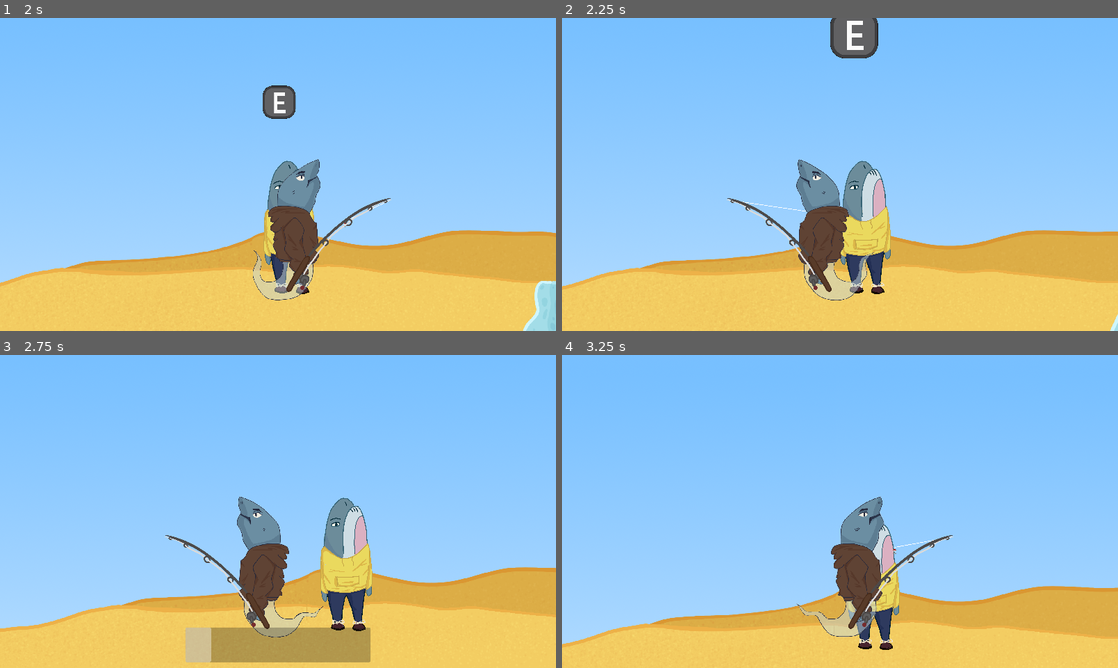
Above: before the commit, frames 1-4 (two rows, left to right).
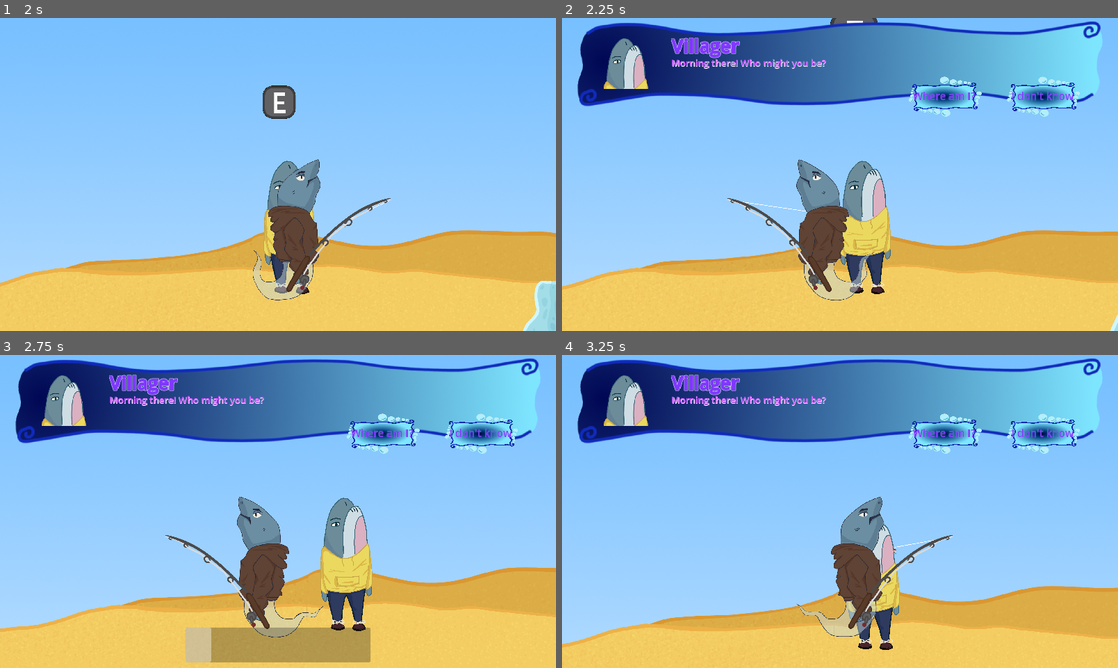
Above: after the commit, the same moments.

Repository: oDevvEn/Bubbles
Game: Godot game, scene res://scenes/main.tscn
The game is run twice, just before and just after one commit, with the same random seed, the same clock (stepped at 60 frames per second) and the same inputs. This scene is started directly instead of the project's main scene. The engine's default icon, where the game draws it, is replaced by a stand-in: a white triangle on a blue panel in a dark square.
Inputs:
- Up to frame 1 (2 s): tap Enter at 0.5 s; hold E (interact) 0.53-1.28 s; hold D (moveRight) from 0.53 s (still down); tap Space (jump) at 0.77, 1.52 s; tap E (interact) at 1.35 s
- Up to frame 2 (2.25 s): release D (moveRight) at 2.03 s; hold A (moveLeft) from 2.03 s (still down); hold E (interact) from 2.03 s (still down)
- Up to frame 3 (2.75 s): keep holding A (moveLeft); keep holding E (interact)
- Up to frame 4 (3.25 s): release A (moveLeft) at 2.78 s; release E (interact) at 2.78 s; hold D (moveRight) from 2.78 s (still down); tap E (interact) at 2.85 s; tap Space (jump) at 3.02 s

Frame 1 is identical in both runs. In frame 2, 21% of the frame differs, in the area x 2-98%, y 1-32%; in frame 3, 21%; in frame 4, 21%.
Error before the commit: Cannot call method 'instantiate' on a null value. (res://scripts/VillagerDialogue.gd:6)

Commit message:
Add files via upload

Diff:
--- a/Bubbles/scripts/VillagerDialogue.gd
+++ b/Bubbles/scripts/VillagerDialogue.gd
@@ -3,7 +3,7 @@
 @onready var dialogue : PackedScene = preload("res://scenes/dialogue.tscn") #debug
 const FISH = preload("res://assets/DialogueBoxFish4.png")
 var inCollider = false
-var d : CanvasLayer = dialogue.instantiate()
+@onready var d : CanvasLayer = dialogue.instantiate()
 
 func _on_interactive_ui_body_entered(body: Node2D) -> void:
 	inCollider = true
@@ -22,15 +22,13 @@
 func First1(choice):
 	match choice:
 		0:
-			d.setupDialogue(FISH, "You seem confused, how's your memory holding up?")
+			d.setupDialogue(FISH,"Villager", "You seem confused, how's your memory holding up?")
 			d.setupButtons(["I can't think of anything", "Where am I?"])
 			d.connect("click", Intermediary)
-			add_child(d)
 		1:
-			d.setupDialogue(FISH, "Why, you're on Dock Island, of course!")
+			d.setupDialogue(FISH,"Villager", "Why, you're on Dock Island, of course!")
 			d.setupButtons(["What's that?"])
 			d.connect("click", Second2)
-			add_child(d)
 
 func Intermediary(choice):
 	match choice:
@@ -40,53 +38,47 @@
 			First1(1)
 
 func Second1():
-		d.setupDialogue(FISH, "Oh, you're fully gone. Wow! I haven't met a newbie before!")
+		d.setupDialogue(FISH,"Villager", "Oh, you're fully gone. Wow! I haven't met a newbie before!")
 		d.setupButtons(["What's that supposed to mean?", "What's going on?"])
 		d.connect("click", Third1)
-		add_child(d)
 
 
 
 func Second2(choice):
-		d.setupDialogue(FISH, "The main fishing island of this place. You've got the dock off to the west and the shop down to the east")
+		d.setupDialogue(FISH,"Villager", "The main fishing island of this place. You've got the dock off to the west and the shop down to the east")
 		d.setupButtons(["You're a shark, why would you be fishing?"])
 		d.connect("click", Third2)
-		add_child(d)
 
 func Third1(choice):
 	match choice:
 		0:
-			d.setupDialogue(FISH, "Oh, I meant no harm by it. Please don't take offense, I've just never met someone new here before!")
+			d.setupDialogue(FISH,"Villager", "Oh, I meant no harm by it. Please don't take offense, I've just never met someone new here before!")
 			d.setupButtons(["What's going on?"])
 			d.connect("click", Fourth1)
-			add_child(d)
 		1:
 			Fourth1(0)
 
 func Fourth1(choice):
-		d.setupDialogue(FISH, "Right. We've all shown up here without any memory of what's going on. Supposedly, the only way to regain any memory is to get 'The Orb' and look through into it")
+		d.setupDialogue(FISH,"Villager", "Right. We've all shown up here without any memory of what's going on. Supposedly, the only way to regain any memory is to get 'The Orb' and look through into it")
 		d.setupButtons(["And where is this orb?"])
 		d.connect("click", Fifth1)
-		add_child(d)
 
 func Fifth1(choice):
-		d.setupDialogue(FISH, "For just a few thousand coins in the shop!")
+		d.setupDialogue(FISH,"Villager", "For just a few thousand coins in the shop!")
 		d.setupButtons(["Behind a pay wall, makes sense..."])
 		d.connect("click", Sixth1)
-		add_child(d)
 
 func Sixth1(choice):
-		d.setupDialogue(FISH, "Oh, don't worry. Look, here's a few coins. Go grab yourself a fishing rod and you can gather up some fish, and sell them at the shop to earn your thousands!")
+		d.setupDialogue(FISH,"Villager", "Oh, don't worry. Look, here's a few coins. Go grab yourself a fishing rod and you can gather up some fish, and sell them at the shop to earn your thousands!")
 		d.setupButtons(["Alright then"])
 		d.connect("click", End)
-		add_child(d)
+
 
 
 func End():
 	d.queue_free()
 
 func Third2(choice):
-			d.setupDialogue(FISH, "You seem confused, how's your memory holding up?")
+			d.setupDialogue(FISH,"Villager", "You seem confused, how's your memory holding up?")
 			d.setupButtons(["I can't think of anything"])
 			d.connect("click", Second1)
-			add_child(d)
